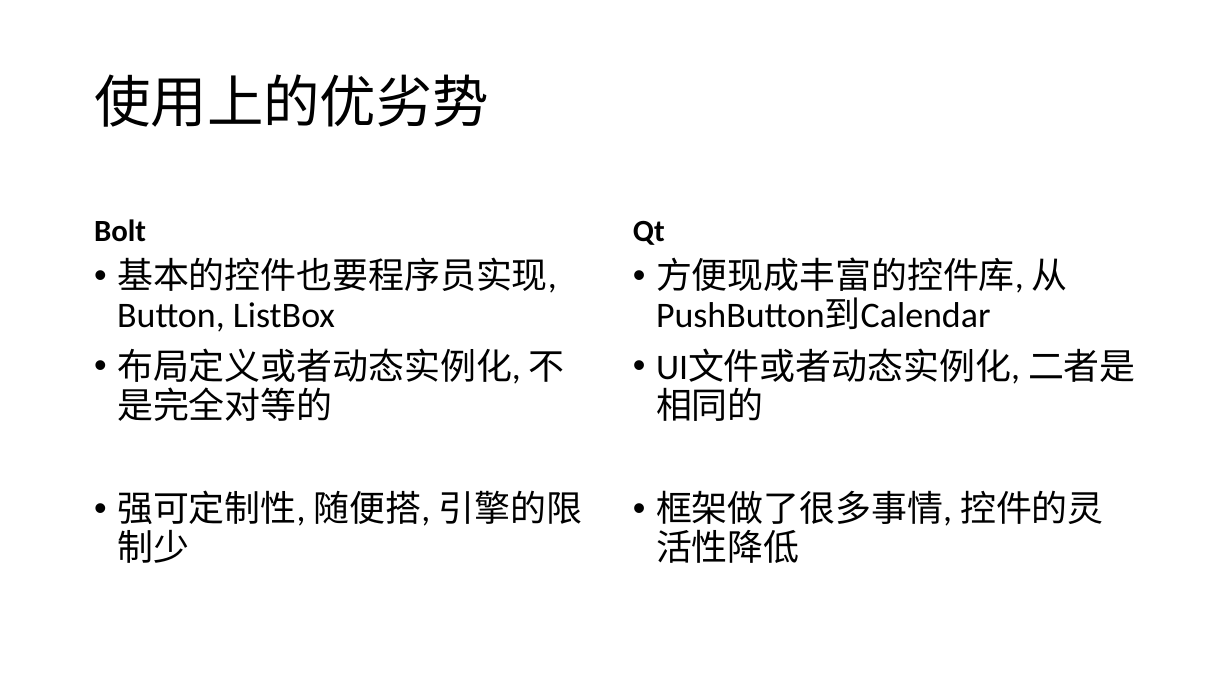
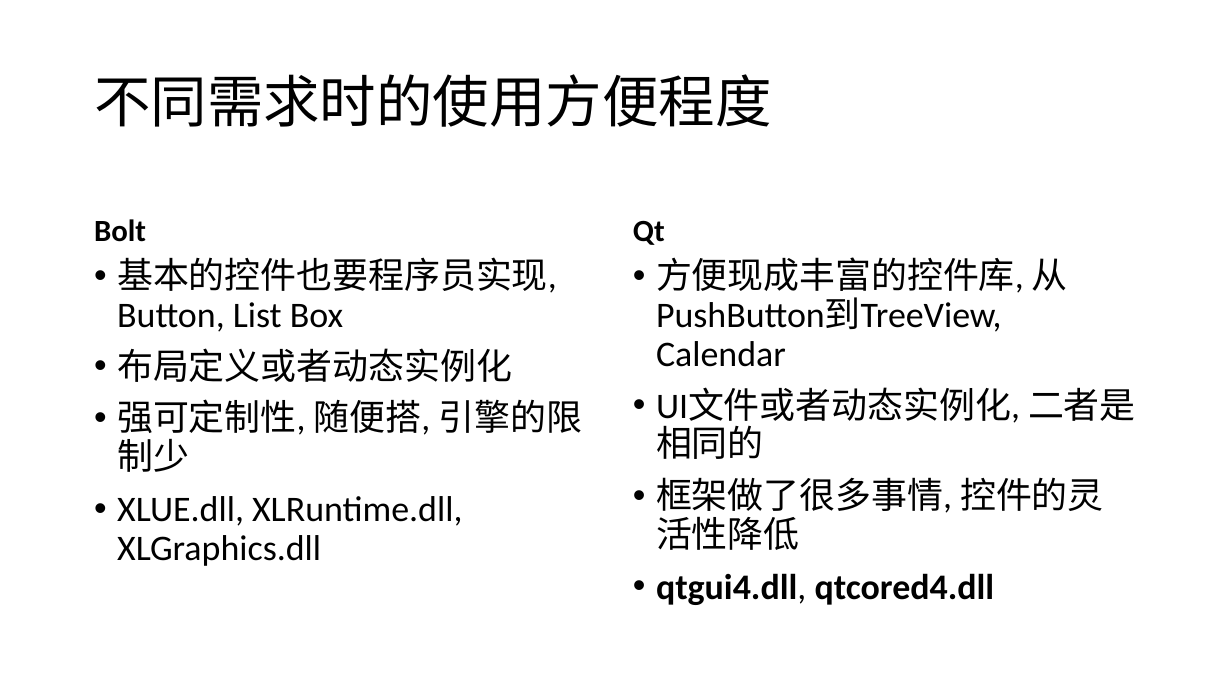
Before and after one commit to nifei/samples, a slide deck: slide 3 of Bolt_Qt.pptx. Drawn at 1232x693 pixels with LibreOffice and Linux fonts; fonts in the diff are those of the drawing; background and template pictures are left out. Boxes give left, top, right and bottom in pixels: in the first picture for what was removed or moved away, otherwise in the second. Text is boxed around its words. In the diff, an @@ line names an element or a change of style, - is before the commit and + after.

```diff
--- a/Bolt_Qt.pptx
+++ b/Bolt_Qt.pptx
@@ title at [94, 74, 772, 127]: text changed @@
-使用上的优劣势
+不同需求时的使用方便程度
@@ text at [117, 257, 557, 382]: text changed @@
-• 基本的控件也要程序员实现, Button, ListBox
-• 布局定义或者动态实例化, 不是完全对等的
+• 基本的控件也要程序员实现, Button, List Box
+• 布局定义或者动态实例化
@@ text at [656, 257, 1068, 367]: text changed @@
-• 方便现成丰富的控件库, 从PushButton到Calendar
+• 方便现成丰富的控件库, 从PushButton到TreeView, Calendar
@@ text at [117, 496, 462, 566]: paragraph added @@
+• XLUE.dll, XLRuntime.dll, XLGraphics.dll
@@ text at [656, 573, 995, 605]: paragraph added @@
+• qtgui4.dll, qtcored4.dll
```
Also in this commit, not shown: 10 other slides changed, 7 slides added, 5 other files.
